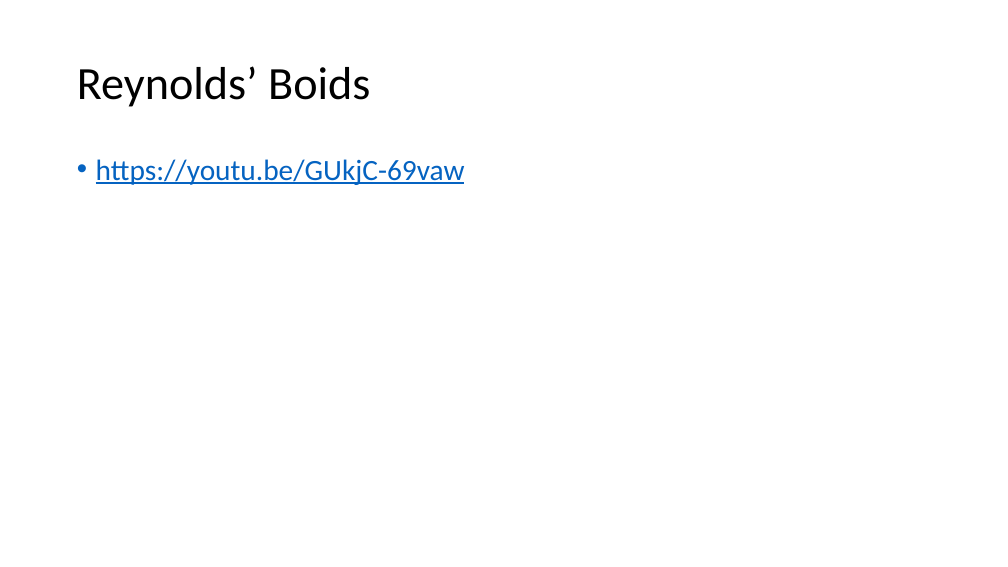
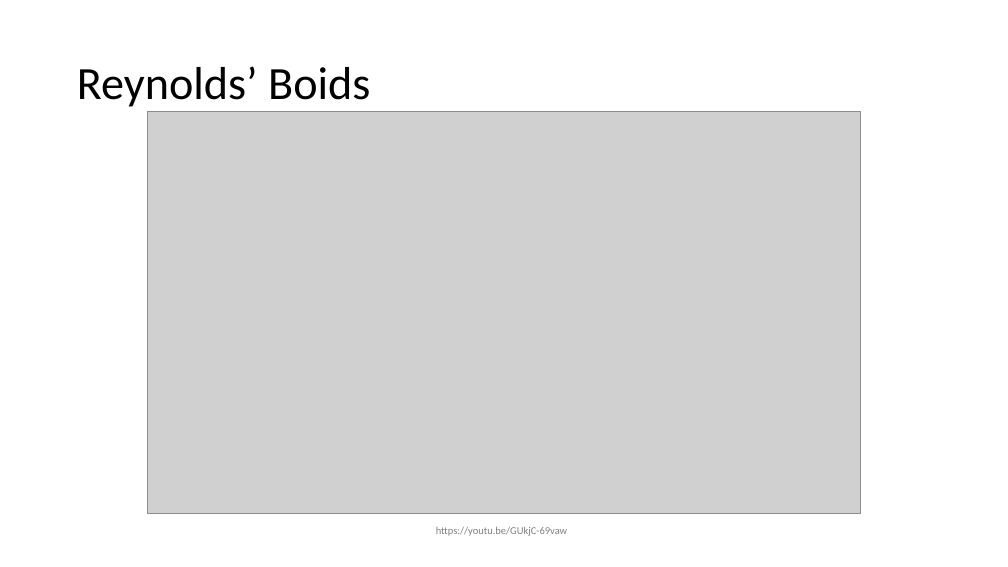
Before and after one commit to BenChurch/Fall2016, a slide deck: slide 16 of CISC879/ChapterPresentation/LectureSlidesCh8.pptx (slide 15 before the commit). Drawn at 1008x567 pixels with LibreOffice and Linux fonts; fonts in the diff are those of the drawing; grey boxes stand for pictures. Boxes give left, top, right and bottom in pixels: in the first picture for what was removed or moved away, otherwise in the second. Text is boxed around its words. In the diff, an @@ line names an element or a change of style, - is before the commit and + after.

```diff
--- a/CISC879/ChapterPresentation/LectureSlidesCh8.pptx
+++ b/CISC879/ChapterPresentation/LectureSlidesCh8.pptx
@@ picture added at <box>147,112,861,514</box> @@
@@ text "https://youtu.be/GUkjC-69vaw": place and size @@
-text "https://youtu.be/GUkjC-69vaw" at <box>96,159,465,185</box>
+text "https://youtu.be/GUkjC-69vaw" at <box>436,527,567,536</box>
@@ text "https://youtu.be/GUkjC-69vaw" at <box>436,527,567,536</box>: size 28 to 10 pt, text colour #0563C1 to #808080, underline off; bullet • to none; line spacing 0.9 to 1; less space between paragraphs @@
```
Also in this commit, not shown: 10 other slides changed, 14 slides added, 3 other files.
